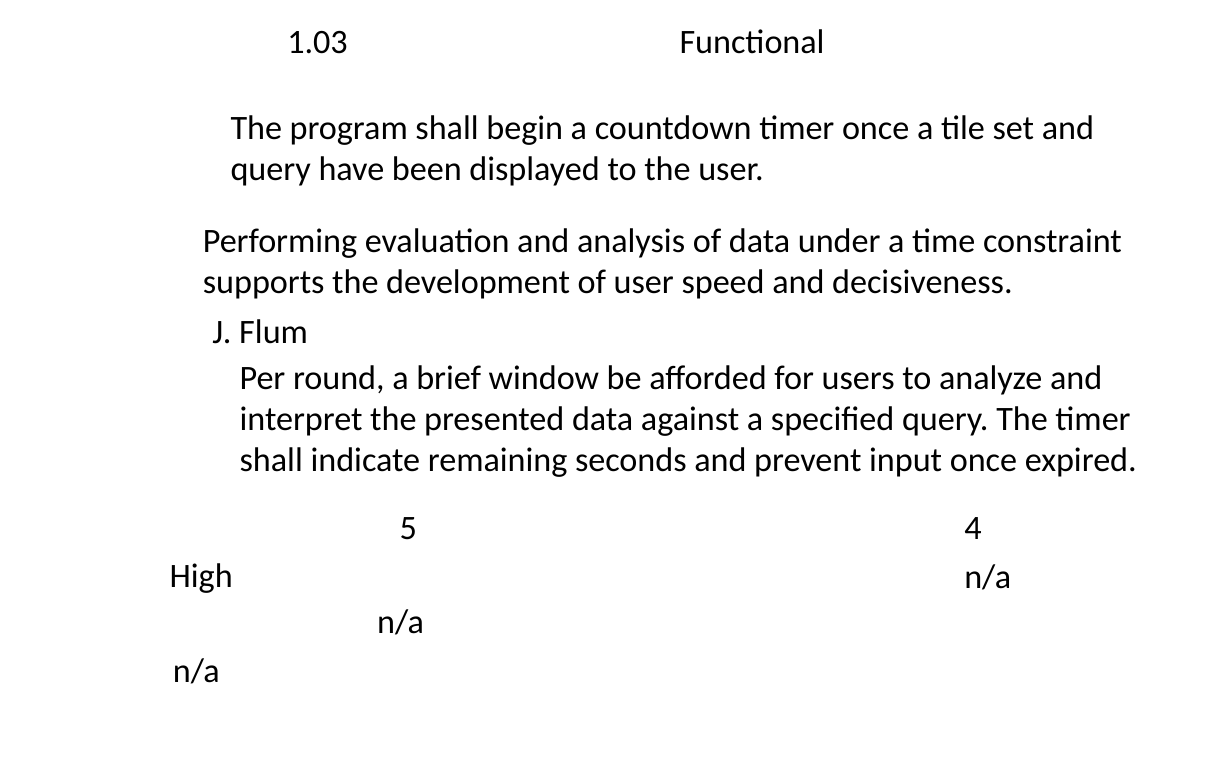
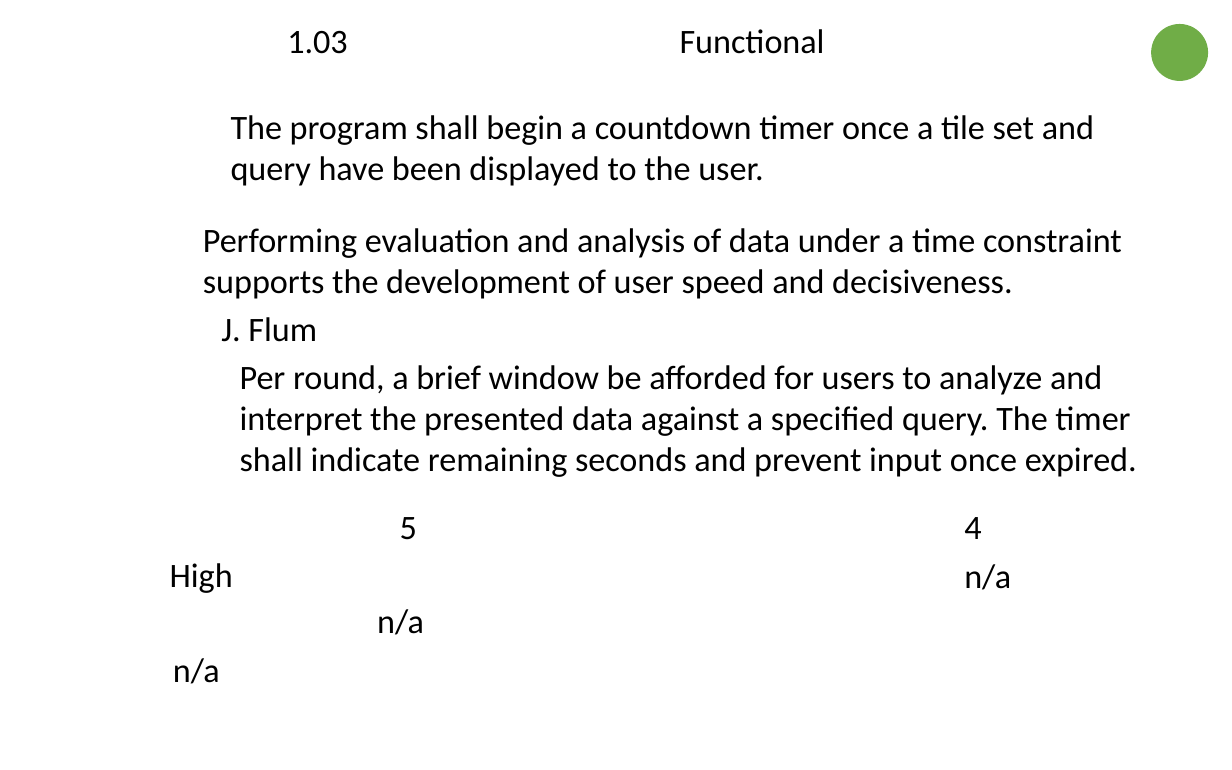
Before and after one commit to jflum/CSU-Senior-Project, a slide deck: slide 3 of docs/Requirements.pptx. Drawn at 1232x770 pixels with LibreOffice and Linux fonts; fonts in the diff are those of the drawing; background and template pictures are left out. Boxes give left, top, right and bottom in pixels: in the first picture for what was removed or moved away, otherwise in the second. Text is boxed around its words. In the diff, an @@ line names an element or a change of style, - is before the commit and + after.

```diff
--- a/docs/Requirements.pptx
+++ b/docs/Requirements.pptx
@@ ellipse added at (1152, 25, 1209, 82), fill #70AD47 @@
@@ text "J. Flum": place and size @@
-text "J. Flum" at (212, 319, 308, 344)
+text "J. Flum" at (221, 317, 317, 342)
```
Also in this commit, not shown: 21 other slides changed, 1 other file.
